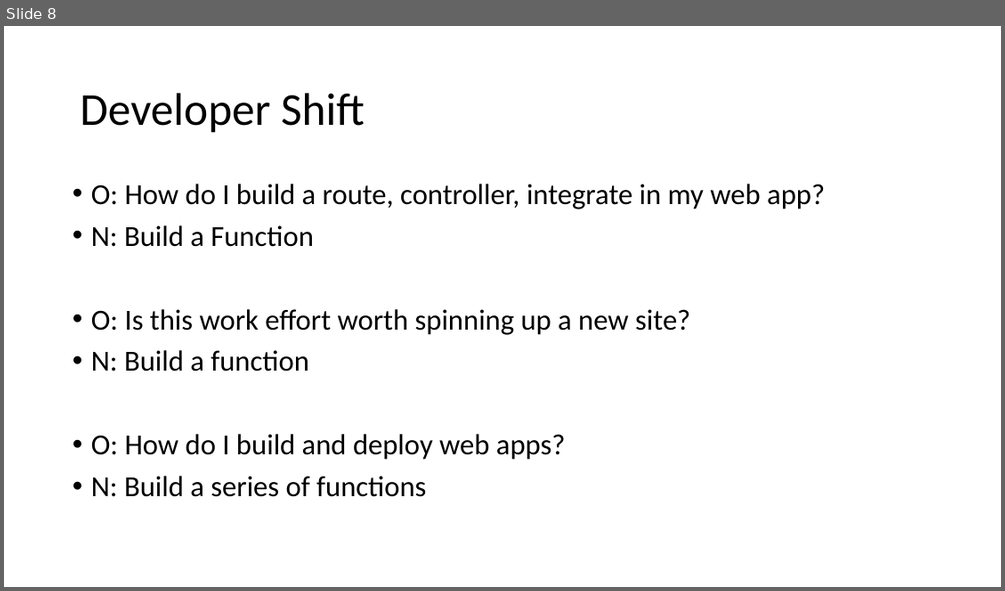
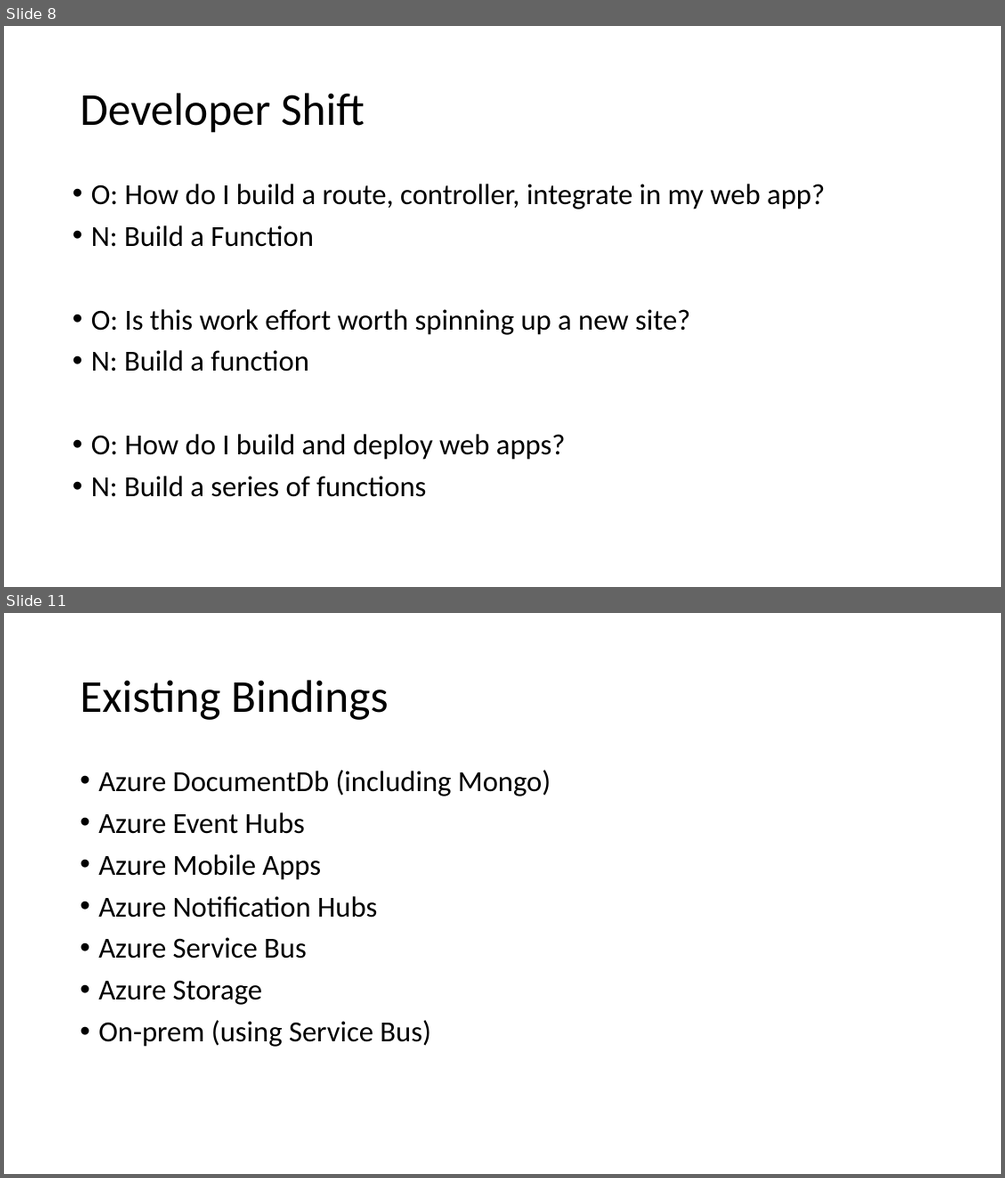
Before and after one commit to jamessdixon/Trinug.MainMeeting.March2017, a slide deck: Presentation/AzureFunctions.pptx. Shown one above the other, each under a label of ours: slide 8 before the commit, slides 8 and 11 after it; the slides between them are not shown. The pictures are 1005x591 and 1005x1178 pixels, drawn with LibreOffice and Linux fonts; fonts in the diff are those of the drawing. Boxes give left, top, right and bottom in pixels: in the first picture for what was removed or moved away, otherwise in the second. Text is boxed around its words. In the diff, an @@ line names an element or a change of style, - is before the commit and + after.

```diff
--- a/Presentation/AzureFunctions.pptx
+++ b/Presentation/AzureFunctions.pptx
@@ slide 11 added at [4, 613, 1001, 1174], background #FFFFFF @@
@@ title added at [80, 680, 388, 720], 44 pt, text #000000 @@
+Existing Bindings
@@ text added at [98, 770, 550, 1046], 28 pt, text #000000 @@
+• Azure DocumentDb (including Mongo)
+• Azure Event Hubs
+• Azure Mobile Apps
+• Azure Notification Hubs
+• Azure Service Bus
+• Azure Storage
+• On-prem (using Service Bus)
```
Also in this commit, not shown: 3 slides changed, 3 other slides added, 1 slide removed.
